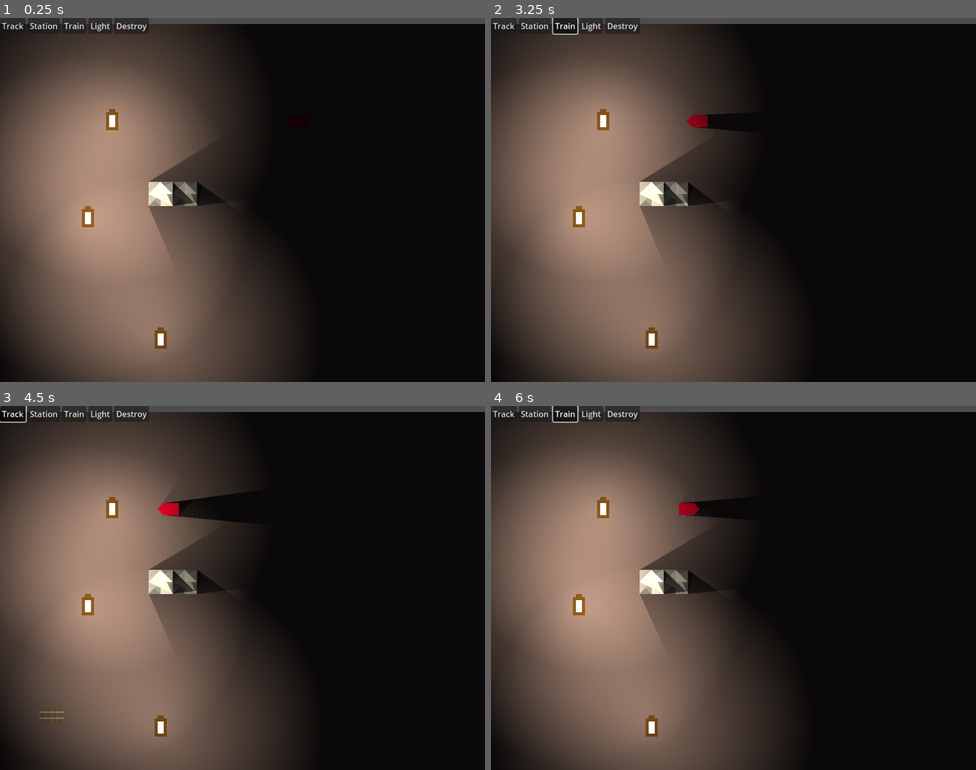
Above: before the commit, frames 1-4 (two rows, left to right).
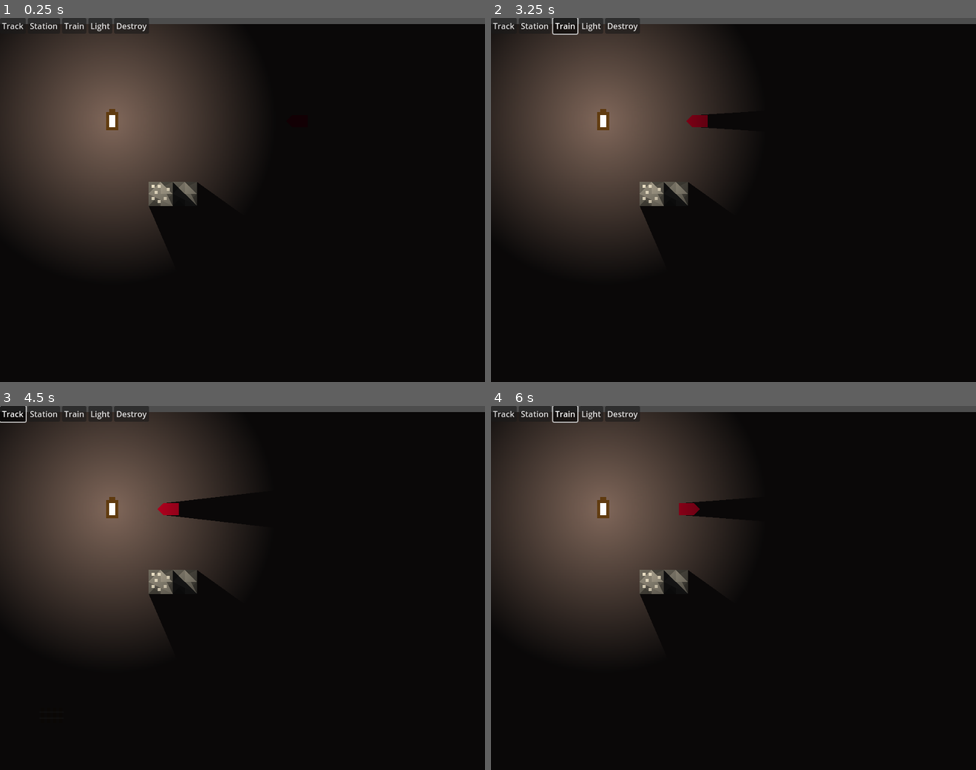
Above: after the commit, the same moments.

Repository: Godsmith/trainfinity3
Game: Godot game, scene res://scenes/game.tscn
The game is run twice, just before and just after one commit, with the same random seed, the same clock (stepped at 60 frames per second) and the same inputs.
Inputs:
- Up to frame 1 (0.25 s): no input
- Up to frame 2 (3.25 s): click "Light" at 0.5 s; click "Track" at 1.25 s; click "Station" at 2 s; click "Train" at 2.75 s
- Up to frame 3 (4.5 s): click "Destroy" at 3.5 s; click "Track" at 4.25 s
- Up to frame 4 (6 s): click "Station" at 5 s; click "Train" at 5.75 s

The runs differ from the first frame. In frame 1, 38% of the frame differs, in the area x 0-60%, y 18-100%; in frame 2, 38%; in frame 3, 37%; in frame 4, 38%.

Commit message:
Add ore scene

Diff:
--- a/scenes/game.tscn
+++ b/scenes/game.tscn
@@ -7,6 +7,8 @@
 [ext_resource type="PackedScene" uid="uid://b1064yqqmy7mf" path="res://scenes/station.tscn" id="6_p57ef"]
 [ext_resource type="PackedScene" uid="uid://cxgimf5dgovcu" path="res://scenes/light.tscn" id="7_gee14"]
 [ext_resource type="PackedScene" uid="uid://ddwk7q8585at4" path="res://scenes/wall.tscn" id="7_u5sy4"]
+[ext_resource type="Script" uid="uid://bk3wlpgvcqbqe" path="res://scripts/ore.gd" id="8_0tnpc"]
+[ext_resource type="PackedScene" uid="uid://c2ywi6j0mxjc5" path="res://scenes/ore.tscn" id="9_vtaks"]
 
 [sub_resource type="ButtonGroup" id="ButtonGroup_lbhrr"]
 
@@ -98,14 +100,13 @@
 [node name="CanvasModulate" type="CanvasModulate" parent="."]
 color = Color(0.125911, 0.125911, 0.125911, 1)
 
-[node name="Light3" parent="." instance=ExtResource("7_gee14")]
+[node name="Light" parent="." instance=ExtResource("7_gee14")]
 position = Vector2(-48, -32)
+script = ExtResource("8_0tnpc")
+ore_type = 0
 
-[node name="Light" parent="." instance=ExtResource("7_gee14")]
-position = Vector2(-64, 32)
-
-[node name="Light2" parent="." instance=ExtResource("7_gee14")]
-position = Vector2(-16, 112)
+[node name="Ore" parent="." instance=ExtResource("9_vtaks")]
+position = Vector2(-16, 16)
 
 [connection signal="toggled" from="CanvasLayer/HBoxContainer/TrackButton" to="." method="_on_trackbutton_toggled"]
 [connection signal="toggled" from="CanvasLayer/HBoxContainer/StationButton" to="." method="_on_stationbutton_toggled"]
--- /dev/null
+++ b/scenes/ore.tscn
@@ -0,0 +1,34 @@
+[gd_scene load_steps=2 format=3 uid="uid://c2ywi6j0mxjc5"]
+
+[ext_resource type="Script" uid="uid://bk3wlpgvcqbqe" path="res://scripts/ore.gd" id="1_84iim"]
+
+[node name="Ore" type="Node2D"]
+script = ExtResource("1_84iim")
+
+[node name="Chunk1" type="Polygon2D" parent="."]
+position = Vector2(2, -2)
+polygon = PackedVector2Array(-4, -2, -2, -2, -2, -4, -4, -4)
+
+[node name="Chunk2" type="Polygon2D" parent="."]
+position = Vector2(-2, -2)
+polygon = PackedVector2Array(-4, -2, -2, -2, -2, -4, -4, -4)
+
+[node name="Chunk3" type="Polygon2D" parent="."]
+position = Vector2(6, 6)
+polygon = PackedVector2Array(-4, -2, -2, -2, -2, -4, -4, -4)
+
+[node name="Chunk4" type="Polygon2D" parent="."]
+position = Vector2(2, 8)
+polygon = PackedVector2Array(-4, -2, -2, -2, -2, -4, -4, -4)
+
+[node name="Chunk5" type="Polygon2D" parent="."]
+position = Vector2(0, 2)
+polygon = PackedVector2Array(-4, -2, -2, -2, -2, -4, -4, -4)
+
+[node name="Chunk6" type="Polygon2D" parent="."]
+position = Vector2(-2, 6)
+polygon = PackedVector2Array(-4, -2, -2, -2, -2, -4, -4, -4)
+
+[node name="Chunk7" type="Polygon2D" parent="."]
+position = Vector2(8, 0)
+polygon = PackedVector2Array(-4, -2, -2, -2, -2, -4, -4, -4)
--- /dev/null
+++ b/scripts/ore.gd
@@ -0,0 +1,16 @@
+extends Node2D
+
+enum ORE_TYPE {COAL}
+
+@export var ore_type := ORE_TYPE.COAL
+
+func _on_ready():
+	var color = Color(0,0,0,255.0)
+	match ore_type:
+		ORE_TYPE.COAL:
+			color = Color(0,0,0,255.0)
+
+	var chunks := get_tree().root.find_children("Chunk*", "", false, false)
+	for chunk in chunks:
+		if chunk is Polygon2D:
+			chunk.color = color
Not shown: 1 places in scenes/game.tscn that only renumber resources
Not shown, added: scripts/ore.gd.uid
